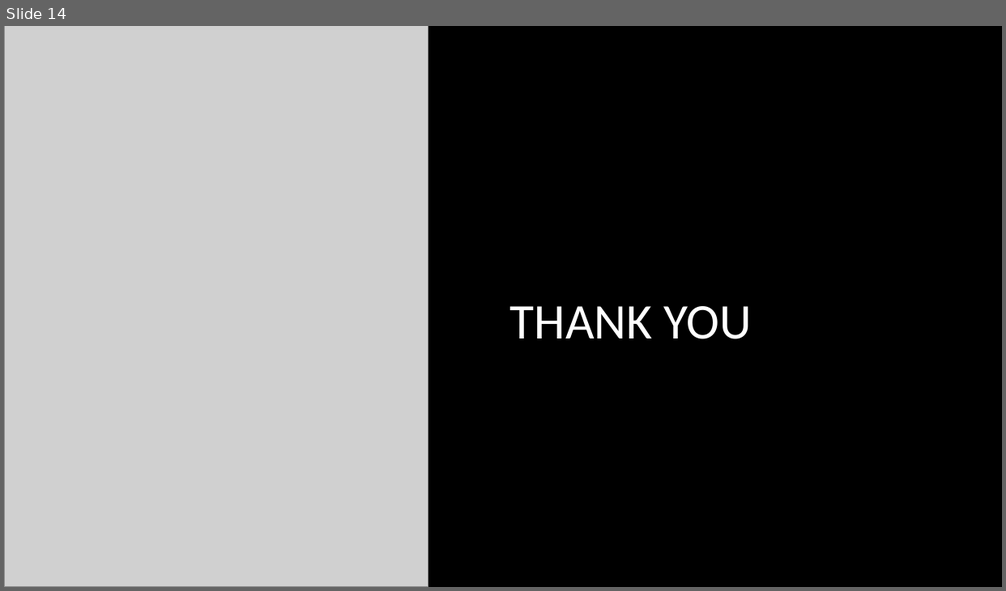
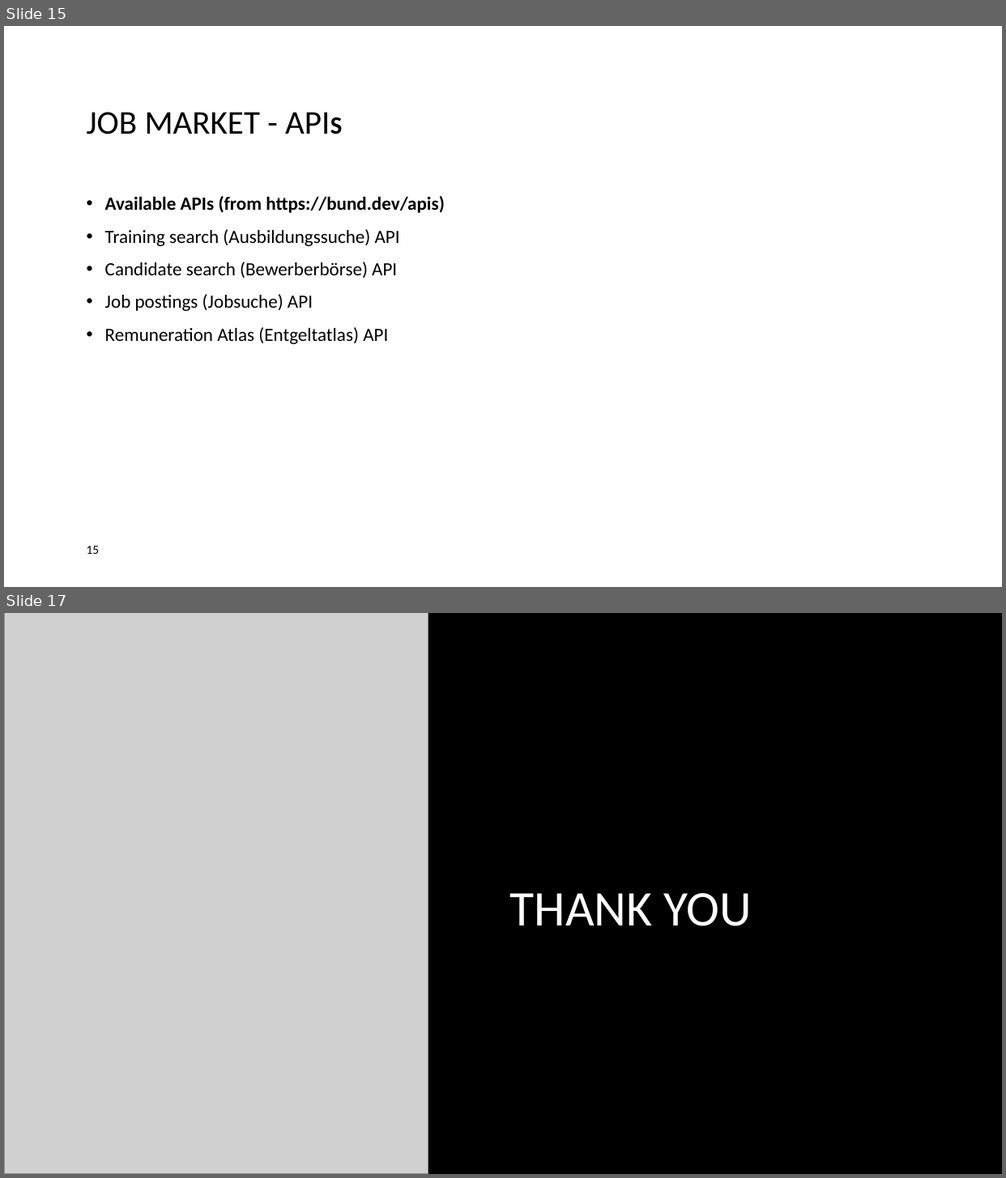
Before and after one commit to lennartklose96/DataScienceProject, a slide deck: Data-Science-Project.pptx. Shown one above the other, each under a label of ours: slide 14 before the commit, slides 15 and 17 after it; the slides between them are not shown. The pictures are 1006x591 and 1006x1178 pixels, drawn with LibreOffice and Linux fonts; fonts in the diff are those of the drawing; grey boxes stand for pictures; background and template pictures are left out. Boxes give left, top, right and bottom in pixels: in the first picture for what was removed or moved away, otherwise in the second. Text is boxed around its words. In the diff, an @@ line names an element or a change of style, - is before the commit and + after.

```diff
--- a/Data-Science-Project.pptx
+++ b/Data-Science-Project.pptx
@@ slide 15 added at [4,26,1002,587], background #FFFFFF @@
@@ title added at [87,112,261,210], 32 pt, text #000000 @@
+JOB MARKET - APIS
@@ text added at [105,196,445,344], 18 pt, text #000000 @@
+• Available APIs (from https://bund.dev/apis)
+• Training search (Ausbildungssuche) API
+• Candidate search (Bewerberbörse) API
+• Job postings (Jobsuche) API
+• Remuneration Atlas (Entgeltatlas) API
@@ page number added at [87,546,100,554], 12 pt, text #000000 @@
+15
@@ what was slide 14 is now slide 17 @@
```
Also in this commit, not shown: 7 slides changed, 4 other slides added, 2 slides removed.
